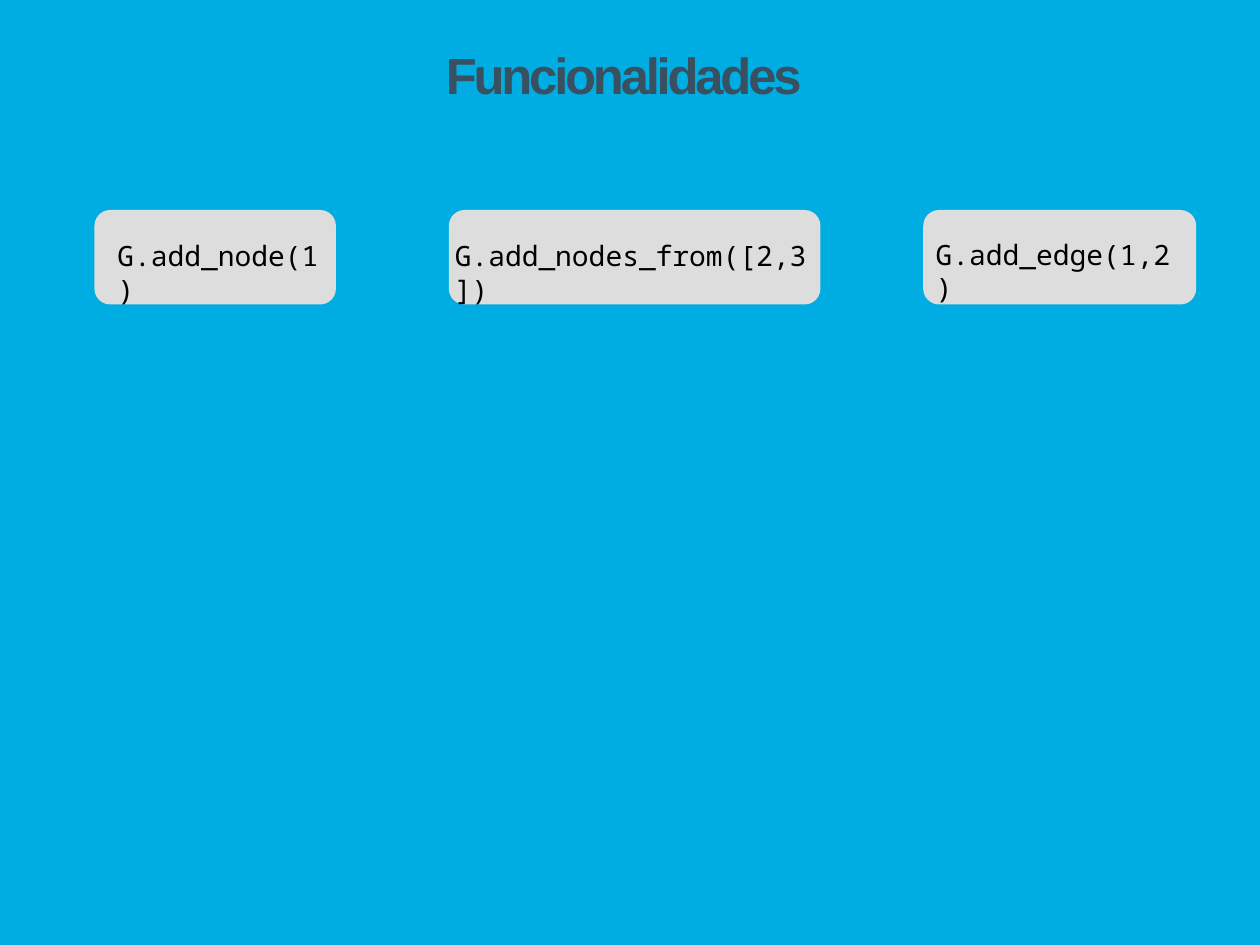
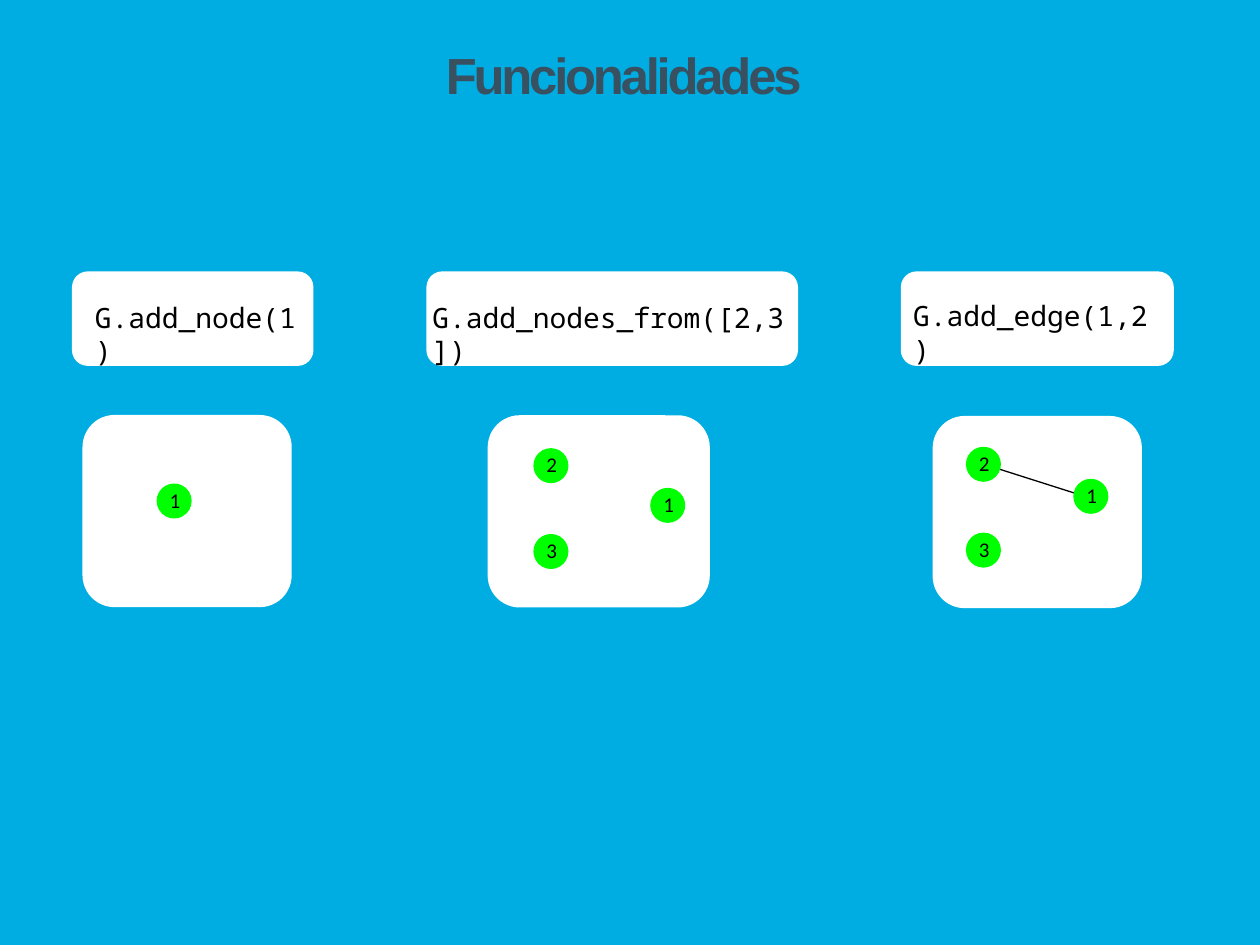
Before and after one commit to Tibblue/PLC, a slide deck: slide 4 of SPLN/tp2/apresSPLN.pptx. Drawn at 1260x945 pixels with LibreOffice and Linux fonts; fonts in the diff are those of the drawing. Boxes give left, top, right and bottom in pixels: in the first picture for what was removed or moved away, otherwise in the second. Text is boxed around its words. In the diff, an @@ line names an element or a change of style, - is before the commit and + after.

```diff
--- a/SPLN/tp2/apresSPLN.pptx
+++ b/SPLN/tp2/apresSPLN.pptx
@@ 2 texts, 1 rounded rectangle: place and size @@
-2 texts, 1 rounded rectangle at (94,210,807,305)
+2 texts, 1 rounded rectangle at (72,271,784,365)
@@ fill #DDDDDD to #FFFFFF in 3 elements at (901,271,1174,365), (426,271,798,365), (72,271,314,365) @@
@@ 2 rounded rectangles, 1 text: place and size @@
-2 rounded rectangles, 1 text at (449,210,1197,305)
+2 rounded rectangles, 1 text at (426,271,1174,365)
@@ rounded rectangle added at (83,415,292,607), fill #FFFFFF @@
@@ rounded rectangle added at (488,416,709,609), fill #FFFFFF @@
@@ rounded rectangle added at (932,416,1142,609), fill #FFFFFF @@
@@ ellipse added at (968,449,999,480), fill #00FF00, outline #00FF00 2 pt @@
@@ ellipse added at (536,450,567,481), fill #00FF00, outline #00FF00 2 pt @@
@@ text added at (546,458,557,472), 12 pt, text #000000 @@
+2
@@ text added at (979,457,990,471), 12 pt, text #000000 @@
+2
@@ line added from (999, 469) to (1074, 493), #000000 0.75 pt @@
@@ ellipse added at (159,485,190,517), fill #00FF00, outline #00FF00 2 pt @@
@@ text added at (170,494,181,508), 12 pt, text #000000 @@
+1
@@ ellipse added at (651,490,683,522), fill #00FF00, outline #00FF00 2 pt @@
@@ text added at (663,498,674,512), 12 pt, text #000000 @@
+1
@@ ellipse added at (1075,480,1106,512), fill #00FF00, outline #00FF00 2 pt @@
@@ text added at (1086,489,1097,503), 12 pt, text #000000 @@
+1
@@ ellipse added at (536,536,567,567), fill #00FF00, outline #00FF00 2 pt @@
@@ ellipse added at (968,534,999,566), fill #00FF00, outline #00FF00 2 pt @@
@@ text added at (546,544,557,558), 12 pt, text #000000 @@
+3
@@ text added at (979,543,990,557), 12 pt, text #000000 @@
+3
```
Also in this commit, not shown: 3 other slides changed, 6 slides added, 2 slides removed, 2 other files.
